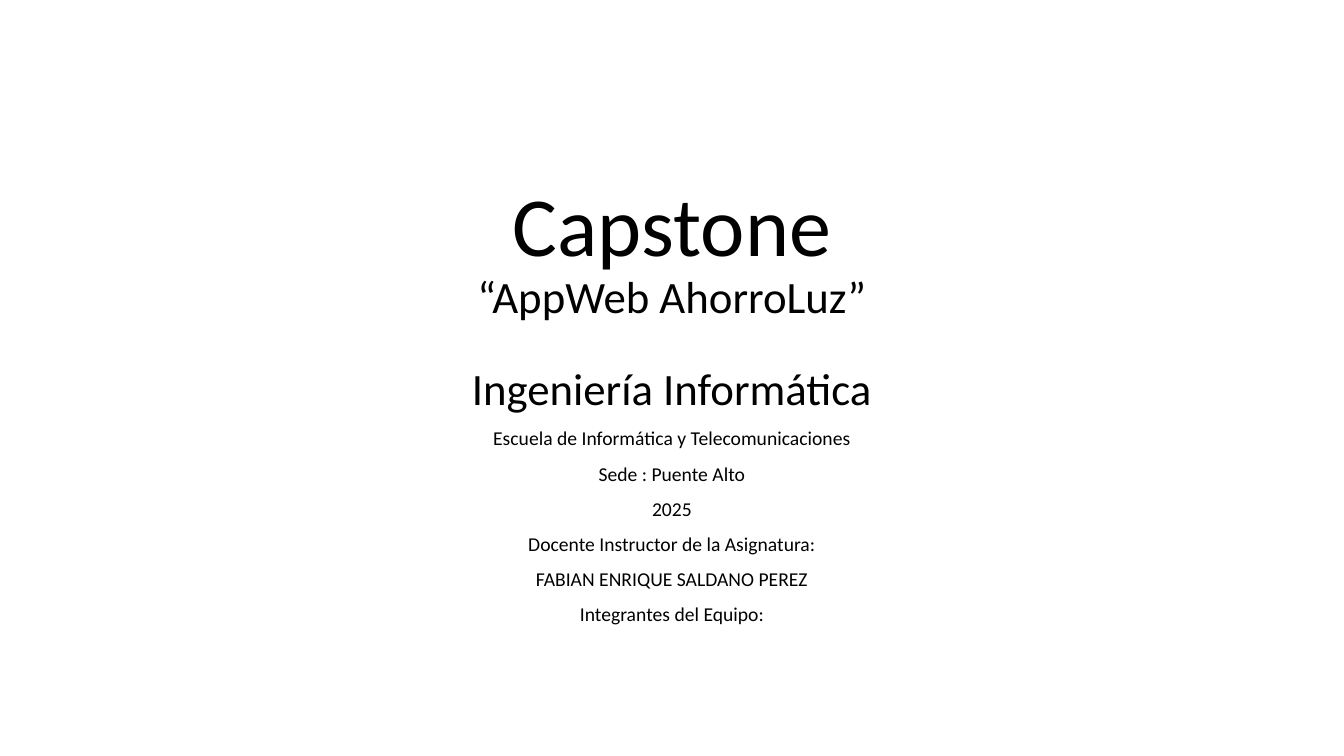
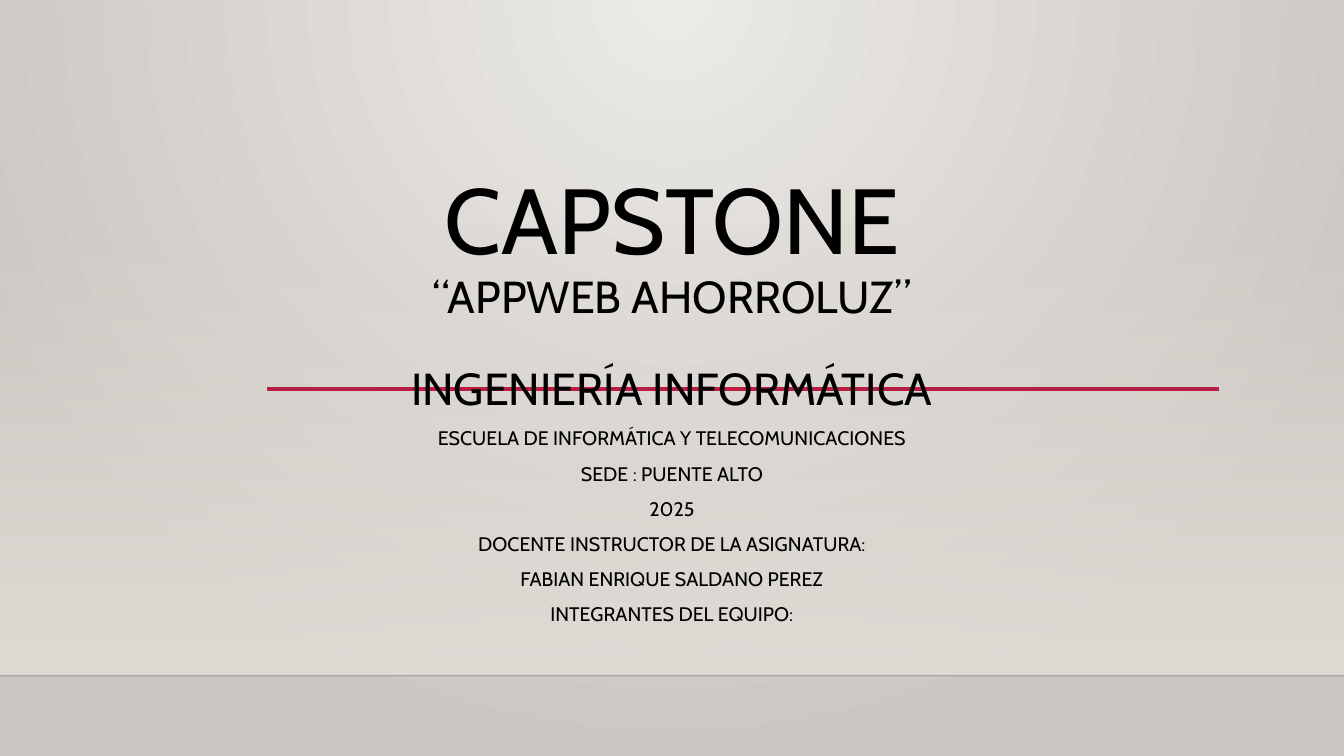
Before and after one commit to WilldiazRaM/app_AhorraLuz, a slide deck: slide 1 of Fase 1/Evidencias Grupales/Presentacion1.pptx. Drawn at 1344x756 pixels with LibreOffice and Linux fonts; fonts in the diff are those of the drawing; background and template pictures are left out. Boxes give left, top, right and bottom in pixels: in the first picture for what was removed or moved away, otherwise in the second. Text is boxed around its words. In the diff, an @@ line names an element or a change of style, - is before the commit and + after.

```diff
--- a/Fase 1/Evidencias Grupales/Presentacion1.pptx
+++ b/Fase 1/Evidencias Grupales/Presentacion1.pptx
@@ background picture (left out) to gradient #ECEAE7 to #CAC7C1 @@
@@ title at [432, 188, 911, 314]: text changed; font Calibri to Cabin @@
-Capstone
-“AppWeb AhorroLuz”
+CAPSTONE
+“APPWEB AHORROLUZ”
@@ rectangle added at [0, 223, 1344, 676], fill gradient #DFDBD5 @@
@@ line added from (266, 389) to (1219, 389), #B71E42 2.5 pt @@
@@ subtitle at [411, 367, 933, 482]: text changed; font Calibri to Cabin @@
-Ingeniería Informática
-Escuela de Informática y Telecomunicaciones
-Sede : Puente Alto
+INGENIERÍA INFORMÁTICA
+ESCUELA DE INFORMÁTICA Y TELECOMUNICACIONES
+SEDE : PUENTE ALTO
@@ subtitle at [520, 502, 824, 587]: font Calibri to Cabin in "2025", "FABIAN ENRIQUE SALDANO PEREZ" @@
@@ subtitle at [478, 537, 865, 552]: text changed; font Calibri to Cabin @@
-Docente Instructor de la Asignatura:
+DOCENTE INSTRUCTOR DE LA ASIGNATURA:
@@ subtitle at [550, 607, 793, 622]: text changed; font Calibri to Cabin @@
-Integrantes del Equipo:
+INTEGRANTES DEL EQUIPO:
@@ line added from (0, 676) to (1344, 676), #000001 1 pt @@
```
Also in this commit, not shown: 16 other slides changed.
